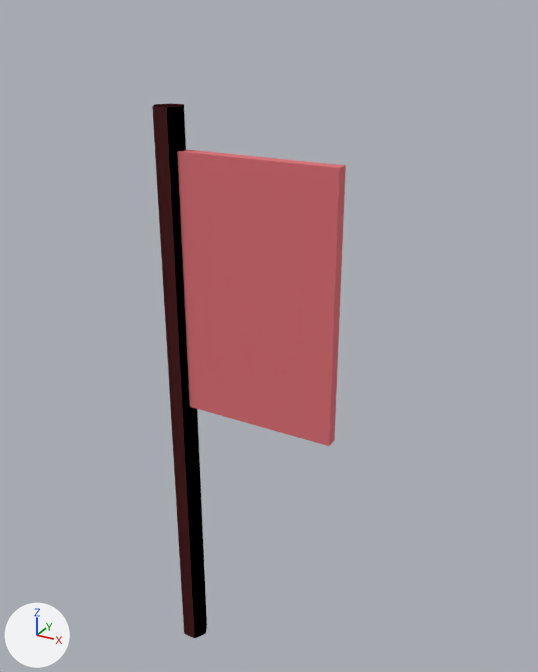
Renders of the glTF model public/model/quaternius/props/BannerStand.glb from each side of a commit.
Camera for both pictures: a 50 mm lens placed at (1.34, -1.83, 2.26), pointed at (0.29, 0.09, 1.3). Arrows for +X, +Y and +Z are at lower left; the lights stay in place. The first picture is the older version. Vertices at exactly the same position are counted once.

Names of what the first picture shows: 'filler_BannerStand'.
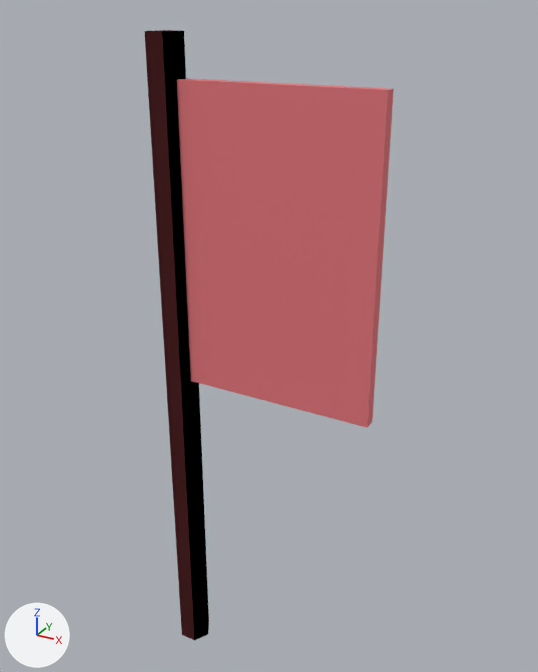
The change in detail:
me_bannerstand is used by ob_filler_bannerstand; location (0.0, 0.0, 0.0).
me_bannerstand had 22 vertices, 32 faces and spanned x -0.05..0.56, y -0.04..0.04, z 0.0..2.0.
me_bannerstand now has 22 vertices, 32 faces and spans x -0.06..0.68, y -0.05..0.05, z 0.0..2.2.
me_bannerstand part 1: the loose piece of 14 vertices spanning x -0.05..0.05, y -0.04..0.04, z 0.0..2.0 is scaled about the mesh origin by (1.2, 1.2, 1.1).
me_bannerstand part 2: the loose piece of 8 vertices spanning x 0.0..0.56, y -0.02..0.02, z 1.02..1.88 is scaled about its middle by (1.18, 1, 1.12), then moved by (0.07, 0.0, 0.15).

Changed parts and their boxes (x1, y1, x2, y2) in the pictures (538 x 672 px; the box of a moved part takes in the faces that stretch with it):
'filler_BannerStand', reshaped (29% wider, 14% taller): before (152, 103, 346, 638); after (144, 30, 394, 640)
part 1 of me_bannerstand, moved or reshaped: before (152, 103, 207, 638); after (144, 30, 209, 640)
part 2 of me_bannerstand, moved or reshaped: before (177, 149, 346, 446); after (177, 78, 394, 428)
